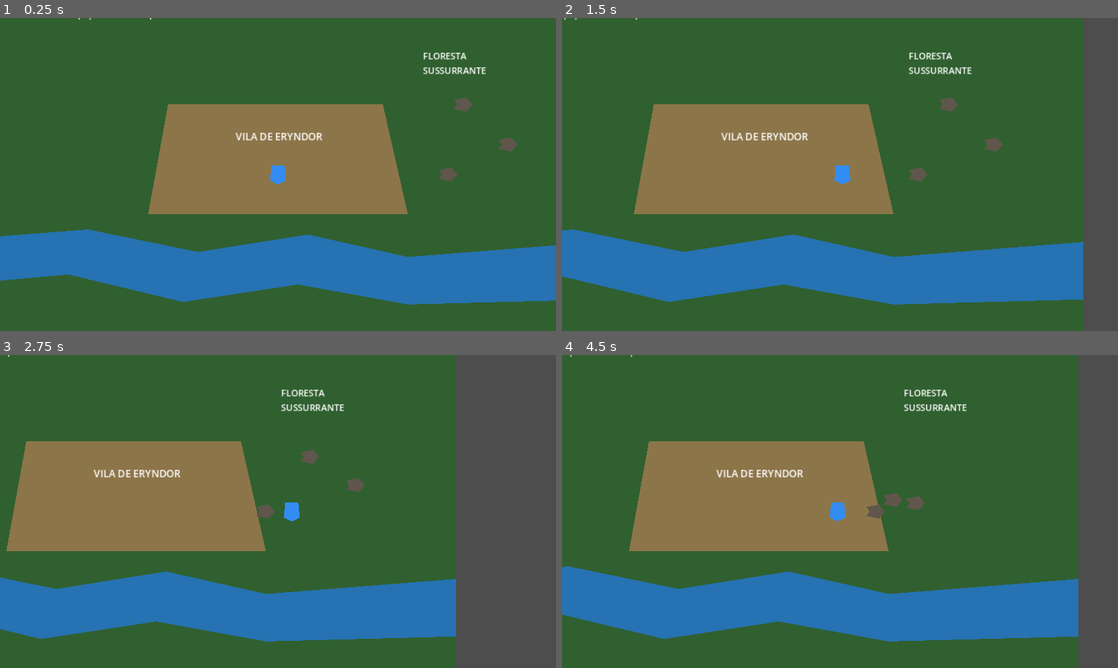
Above: before the commit, frames 1-4 (two rows, left to right).
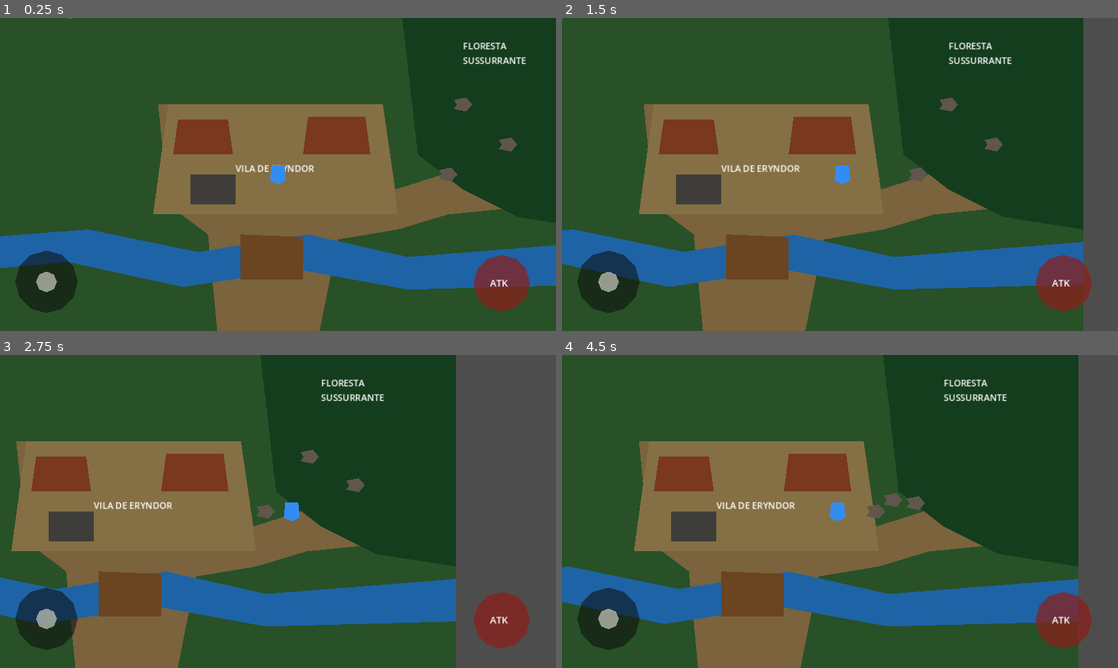
Above: after the commit, the same moments.

Repository: Surgaj/Aervalon
Game: Godot game, scene res://scenes/world/eryndor.tscn
Two runs of this game, one before a commit and one after it. Both use one fixed random seed, a clock stepped at 60 frames per second and the inputs below.
Inputs (mouse positions are in pixels of both pictures, inside the frame that each line leads up to):
- Up to frame 1 (0.25 s): no input
- Up to frame 2 (1.5 s): tap Enter at 0.5 s; move the mouse to (962, 158) at 0.52 s; hold D (move_right) 0.53-1.25 s; tap Space (attack) at 0.6 s; click (962, 158) at 0.67 s; drag from (728, 190) to (873, 174) at 1.27 s
- Up to frame 3 (2.75 s): move the mouse to (333, 442) at 2.02 s; hold D (move_right) from 2.03 s (still down); tap Space (attack) at 2.1 s
- Up to frame 4 (4.5 s): release D (move_right) at 2.75 s; drag from (812, 574) to (673, 464) at 2.77 s; move the mouse to (1006, 558) at 3.52 s; hold A (move_left) 3.53-4.25 s; tap Space (attack) at 3.6 s; drag from (673, 464) to (806, 511) at 4.27 s

The runs differ from the first frame. In frame 1, 34% of the frame differs, in the area x 0-100%, y 0-100%; in frame 2, 38%; in frame 3, 38%; in frame 4, 39%, in the area x 0-96%, y 0-100%.

Commit message:
feat: expand Eryndor village and mobile HUD

Diff:
--- a/scenes/world/eryndor.tscn
+++ b/scenes/world/eryndor.tscn
@@ -2,51 +2,91 @@
 
 [ext_resource path="res://scenes/actors/player.tscn" type="PackedScene" id="1"]
 [ext_resource path="res://scenes/actors/wolf.tscn" type="PackedScene" id="2"]
-[sub_resource type="RectangleShape2D" id="WallH"]
-size = Vector2(1280,32)
+[ext_resource path="res://scripts/mobile_controls.gd" type="Script" id="3"]
 
 [node name="Eryndor" type="Node2D"]
 
 [node name="Ground" type="Polygon2D" parent="."]
 polygon = PackedVector2Array(0,0,1280,0,1280,720,0,720)
-color = Color(0.19,0.38,0.19,1)
+color = Color(0.16,0.32,0.16,1)
+
+[node name="Path" type="Polygon2D" parent="."]
+polygon = PackedVector2Array(520,720,500,510,420,450,400,250,850,250,875,420,970,390,1280,350,1280,440,980,470,880,500,760,520,720,720)
+color = Color(0.48,0.39,0.24,1)
 
 [node name="River" type="Polygon2D" parent="."]
-polygon = PackedVector2Array(0,520,260,500,480,545,700,510,900,555,1280,525,1280,640,900,650,680,610,450,645,220,590,0,610)
-color = Color(0.15,0.45,0.7,1)
+polygon = PackedVector2Array(0,520,260,500,480,545,700,510,900,555,1280,525,1280,610,900,620,680,580,450,615,220,565,0,585)
+color = Color(0.12,0.39,0.65,1)
+
+[node name="Bridge" type="Polygon2D" parent="."]
+polygon = PackedVector2Array(565,510,690,515,690,600,565,600)
+color = Color(0.42,0.27,0.13,1)
 
 [node name="VillageSquare" type="Polygon2D" parent="."]
-polygon = PackedVector2Array(420,250,850,250,900,470,380,470)
-color = Color(0.55,0.46,0.29,1)
+polygon = PackedVector2Array(420,250,850,250,880,470,390,470)
+color = Color(0.52,0.44,0.27,1)
+
+[node name="House1" type="Polygon2D" parent="."]
+polygon = PackedVector2Array(440,280,540,280,550,350,430,350)
+color = Color(0.48,0.22,0.12,1)
+[node name="House2" type="Polygon2D" parent="."]
+polygon = PackedVector2Array(700,275,815,275,825,350,690,350)
+color = Color(0.48,0.22,0.12,1)
+[node name="Forge" type="Polygon2D" parent="."]
+polygon = PackedVector2Array(465,390,555,390,555,450,465,450)
+color = Color(0.25,0.24,0.23,1)
+
+[node name="ForestMass" type="Polygon2D" parent="."]
+polygon = PackedVector2Array(880,0,1280,0,1280,500,1120,475,1010,420,920,350)
+color = Color(0.08,0.24,0.12,1)
 
 [node name="Title" type="Label" parent="."]
 position = Vector2(32,28)
-text = "VALE DE ERYNDOR  •  VERTICAL SLICE 0.1"
+text = "VALE DE ERYNDOR"
 theme_override_font_sizes/font_size = 22
-
 [node name="Hint" type="Label" parent="."]
 position = Vector2(32,58)
-text = "WASD / setas: mover   •   Espaço: atacar   •   Explore a Floresta Sussurrante"
-theme_override_font_sizes/font_size = 16
-
+text = "Explore a vila, atravesse a ponte e enfrente os lobos"
+theme_override_font_sizes/font_size = 15
 [node name="ForestLabel" type="Label" parent="."]
-position = Vector2(930,140)
+position = Vector2(1010,120)
 text = "FLORESTA\nSUSSURRANTE"
 theme_override_font_sizes/font_size = 18
-
 [node name="VillageLabel" type="Label" parent="."]
-position = Vector2(555,300)
+position = Vector2(555,365)
 text = "VILA DE ERYNDOR"
-theme_override_font_sizes/font_size = 20
+theme_override_font_sizes/font_size = 18
 
 [node name="Player" parent="." instance=ExtResource("1")]
 position = Vector2(640,390)
-
 [node name="Wolf1" parent="." instance=ExtResource("2")]
 position = Vector2(1010,250)
-
 [node name="Wolf2" parent="." instance=ExtResource("2")]
 position = Vector2(1100,330)
-
 [node name="Wolf3" parent="." instance=ExtResource("2")]
 position = Vector2(980,390)
+
+[node name="MobileUI" type="CanvasLayer" parent="."]
+script = ExtResource("3")
+
+[node name="Joystick" type="Control" parent="MobileUI"]
+position = Vector2(35,535)
+size = Vector2(144,144)
+[node name="Base" type="Polygon2D" parent="MobileUI/Joystick"]
+polygon = PackedVector2Array(72,0,108,10,134,36,144,72,134,108,108,134,72,144,36,134,10,108,0,72,10,36,36,10)
+color = Color(0.05,0.05,0.05,0.55)
+[node name="Knob" type="Polygon2D" parent="MobileUI/Joystick"]
+position = Vector2(48,48)
+polygon = PackedVector2Array(24,0,41,7,48,24,41,41,24,48,7,41,0,24,7,7)
+color = Color(0.75,0.75,0.7,0.75)
+
+[node name="Attack" type="Control" parent="MobileUI"]
+position = Vector2(1090,545)
+size = Vector2(130,130)
+[node name="Circle" type="Polygon2D" parent="MobileUI/Attack"]
+polygon = PackedVector2Array(65,0,98,9,121,32,130,65,121,98,98,121,65,130,32,121,9,98,0,65,9,32,32,9)
+color = Color(0.55,0.12,0.10,0.72)
+[node name="Label" type="Label" parent="MobileUI/Attack"]
+position = Vector2(38,49)
+text = "ATK"
+theme_override_font_sizes/font_size = 22
